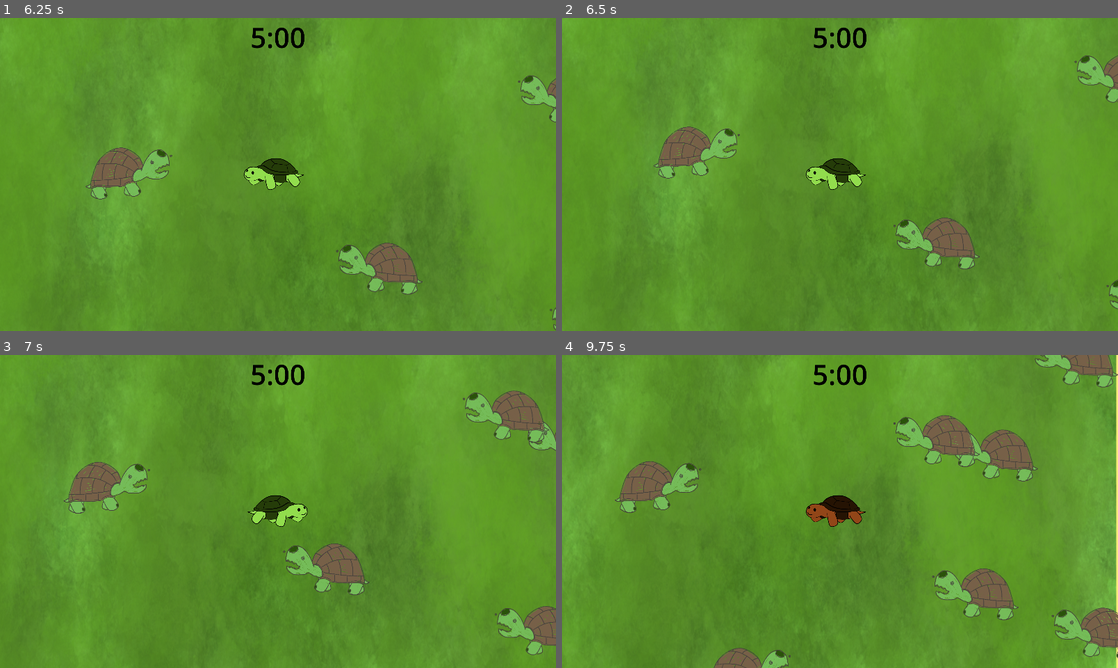
Above: before the commit, frames 1-4 (two rows, left to right).
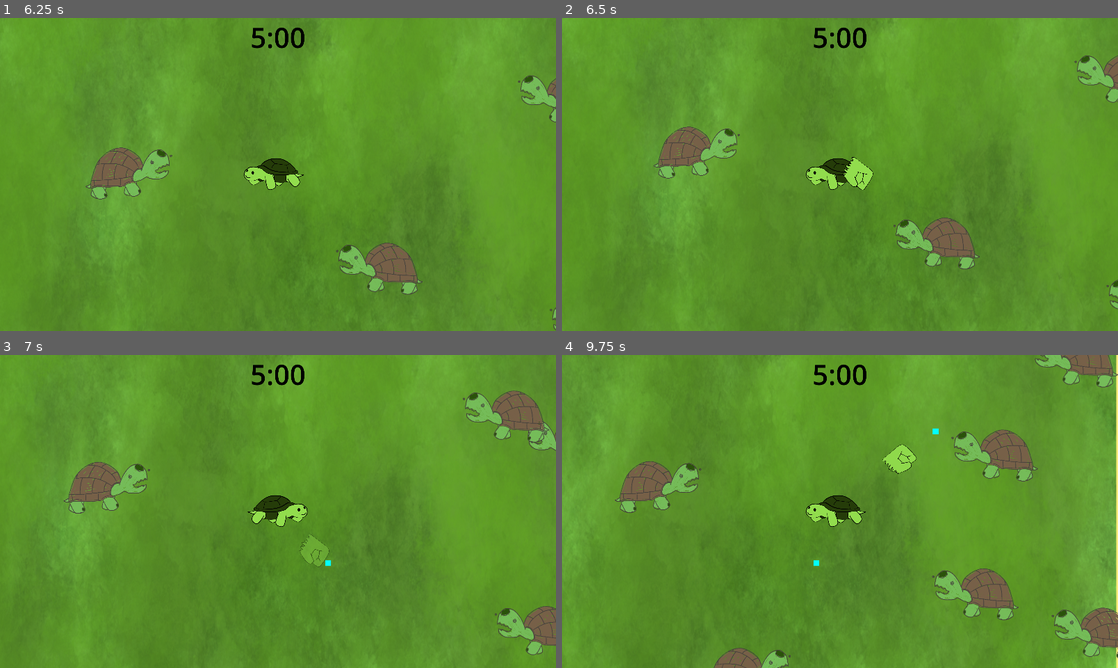
Above: after the commit, the same moments.

Repository: calbhonkman/UMBC-GAIM-2026---Turtle-Thrashing
Game: Godot game, scene res://scenes/mainmenu.tscn
The game is run twice, just before and just after one commit, with the same random seed, the same clock (stepped at 60 frames per second) and the same inputs.
Inputs:
- Up to frame 1 (6.25 s): click "Play" at 0.5 s; tap Enter at 1.25 s; hold D (right) 1.28-2.03 s; hold S (down) 2.03-2.78 s; hold D (right) 2.78-3.53 s; hold W (up) 3.53-4.28 s; hold A (left) 4.28-5.78 s; hold S (down) from 5.78 s (still down)
- Up to frame 2 (6.5 s): keep holding S (down)
- Up to frame 3 (7 s): release S (down) at 6.53 s; hold D (right) from 6.53 s (still down)
- Up to frame 4 (9.75 s): release D (right) at 7.28 s; hold W (up) 7.28-8.03 s; hold D (right) 8.03-8.78 s; hold S (down) 8.78-9.53 s; hold A (left) from 9.53 s (still down)

Frame 1 is identical in both runs. In frame 2, 0.3% of the frame differs, in the area x 50-56%, y 44-55%; in frame 3, 1.6%; in frame 4, 2.3%, in the area x 44-76%, y 19-68%.
Error before the commit: Invalid call. Nonexistent function 'instantiate' in base 'Nil'. (res://scripts/weapon.gd:41)

Commit message:
Updated fist.gd

Diff:
--- a/godot-project/scenes/game.tscn
+++ b/godot-project/scenes/game.tscn
@@ -8,6 +8,7 @@
 [ext_resource type="Texture2D" uid="uid://vg1j3cyln3qy" path="res://assets/Turtle/TurtWalk2.png" id="4_0tnpc"]
 [ext_resource type="Script" uid="uid://5sq50khyu22b" path="res://scripts/weapon.gd" id="4_lbhrr"]
 [ext_resource type="Script" uid="uid://bx1idfwe4fxpi" path="res://scripts/spawner.gd" id="7_u5sy4"]
+[ext_resource type="PackedScene" uid="uid://csoo2i5mmwmhc" path="res://prefabs/fist.tscn" id="8_vtaks"]
 [ext_resource type="Script" uid="uid://bstu2wfytyykc" path="res://scenes/game_manager.gd" id="9_0tnpc"]
 
 [sub_resource type="LabelSettings" id="LabelSettings_gee14"]
@@ -140,6 +141,7 @@
 
 [node name="(Weapon) Punch" type="Area2D" parent="Player" unique_id=1650126049]
 script = ExtResource("4_lbhrr")
+BULLET = ExtResource("8_vtaks")
 
 [node name="CollisionShape2D" type="CollisionShape2D" parent="Player/(Weapon) Punch" unique_id=1221786466]
 shape = SubResource("CircleShape2D_iywne")
--- a/godot-project/scripts/fist.gd
+++ b/godot-project/scripts/fist.gd
@@ -1,6 +1,6 @@
 extends Area2D
 
-@onready var sprite = $Sprite2D
+@onready var sprite = $AnimatedSprite2D
 
 @export var LIFETIME = 10.0
 @export var FADETIME = 0.3
@@ -33,5 +33,5 @@
 		if area == target:
 			isFading = true
 			timer = 0
-		if area.get_script().get_path() == "res://scripts/enemy.gd":
-			area.queue_free()
+		if area.get_script() and area.get_script().get_path() == "res://scripts/enemy.gd":
+			area.death()
--- a/godot-project/scripts/weapon.gd
+++ b/godot-project/scripts/weapon.gd
@@ -37,7 +37,6 @@
 		# If an enemy is within range
 		if closest_enemy != null:
 			timer = 0
-			# See line 9 for BULLET
 			var new_bullet = BULLET.instantiate()
 			# The bullet won't exist until you set its parent
 			mother_of_all_bullets.add_child(new_bullet)
Not shown: 1 places in godot-project/prefabs/fist.tscn that only renumber resources
Not shown, added: godot-project/scripts/fist.gd.uid
